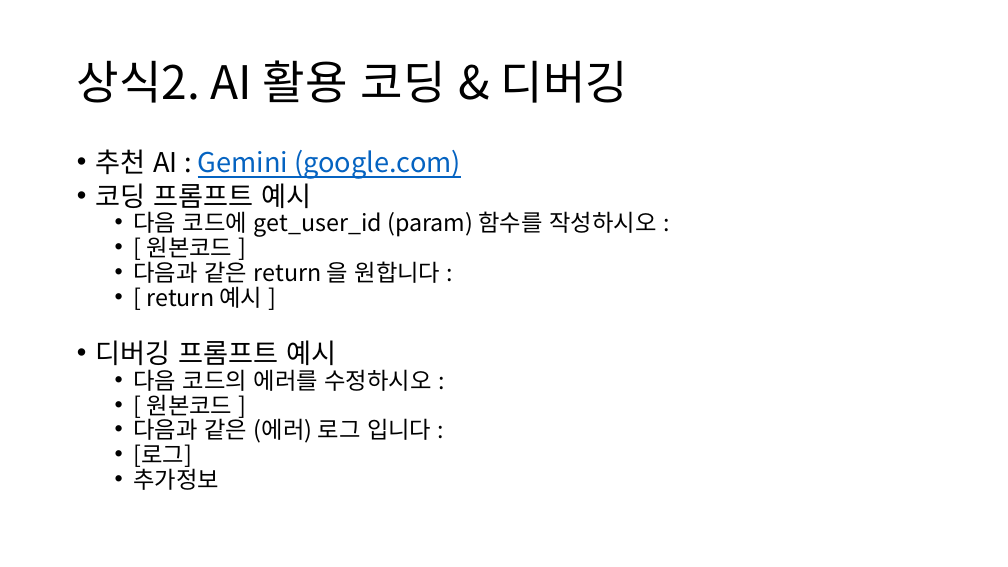
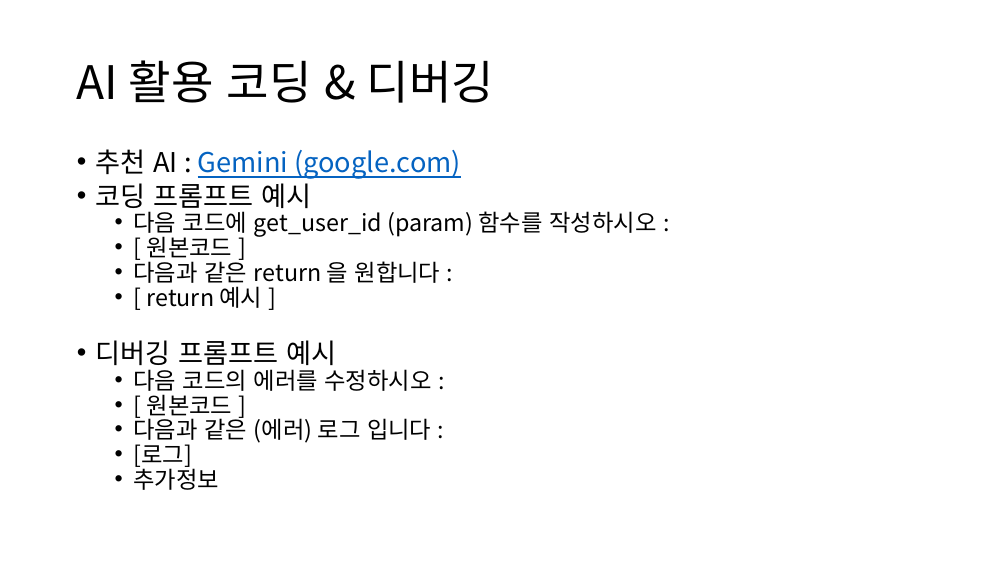
Before and after one commit to Brian-Hong-KR/Gymunity, a slide deck: slide 16 of Doc/세미나/Gymunity_PT_Seminar.pptx (slide 15 before the commit). Drawn at 1008x567 pixels with LibreOffice and Linux fonts; fonts in the diff are those of the drawing. Boxes give left, top, right and bottom in pixels: in the first picture for what was removed or moved away, otherwise in the second. Text is boxed around its words. In the diff, an @@ line names an element or a change of style, - is before the commit and + after.

```diff
--- a/Doc/세미나/Gymunity_PT_Seminar.pptx
+++ b/Doc/세미나/Gymunity_PT_Seminar.pptx
@@ title at box(77, 60, 494, 103): text changed @@
-상식2. AI 활용 코딩 & 디버깅
+AI 활용 코딩 & 디버깅
```
Also in this commit, not shown: 6 other slides changed, 3 slides added, 2 slides removed, 1 other file.
